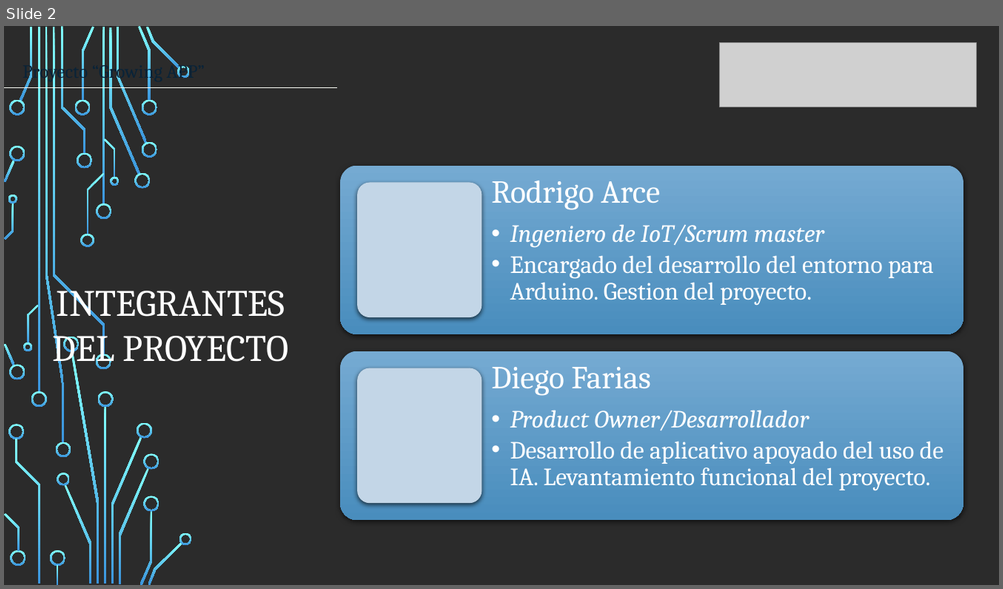
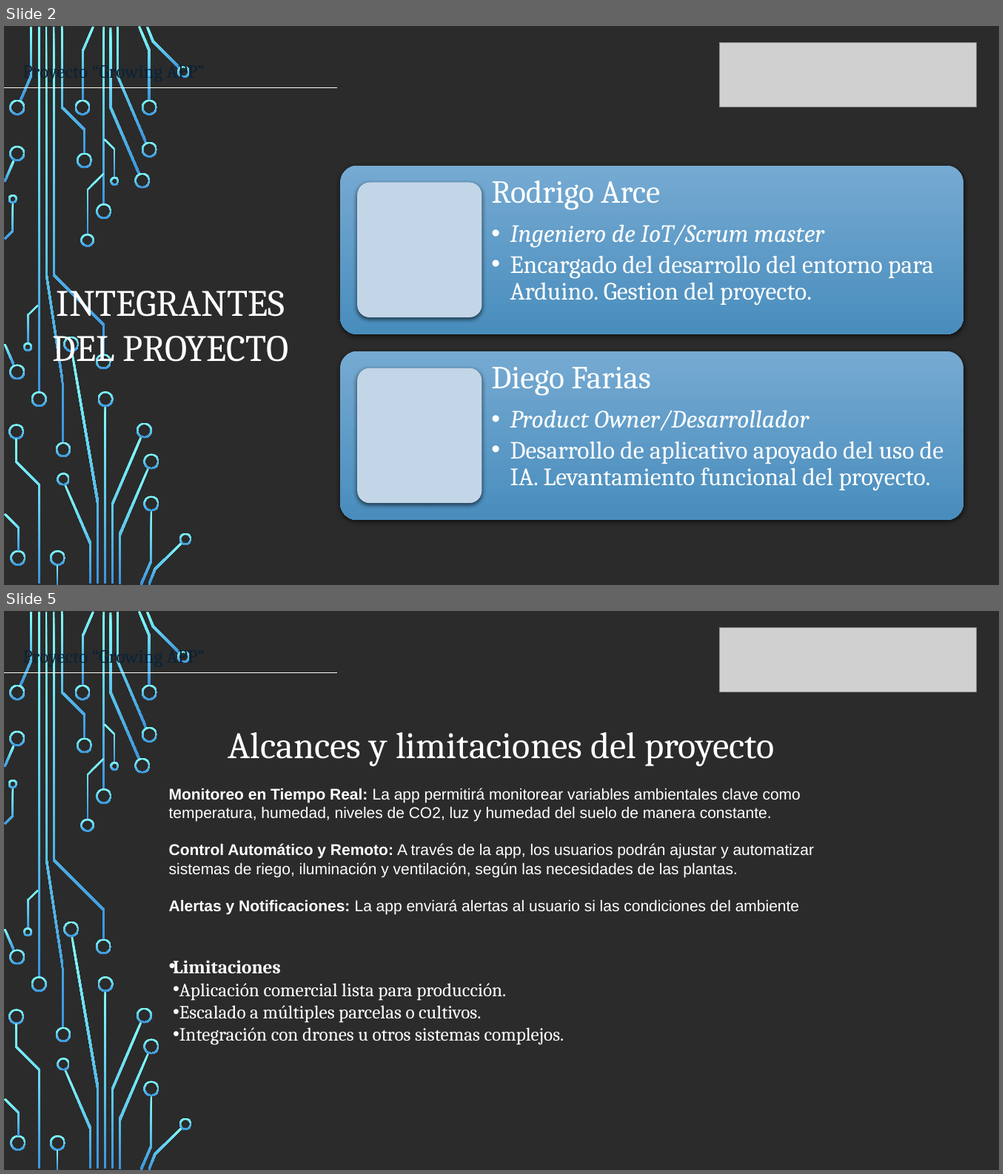
Before and after one commit to DiegoFarias19/GrowingAPP, a slide deck: Entrega Grupal/Presentacion EA1.pptx. Shown one above the other, each under a label of ours: slide 2 before the commit, slides 2 and 5 after it; the slides between them are not shown. The pictures are 1003x589 and 1003x1174 pixels, drawn with LibreOffice and Linux fonts; fonts in the diff are those of the drawing; grey boxes stand for pictures; background and template pictures are left out; a plain dark background stands for a picture behind light text. Boxes give left, top, right and bottom in pixels: in the first picture for what was removed or moved away, otherwise in the second. Text is boxed around its words. In the diff, an @@ line names an element or a change of style, - is before the commit and + after.

```diff
--- a/Entrega Grupal/Presentacion EA1.pptx
+++ b/Entrega Grupal/Presentacion EA1.pptx
@@ slide 5 added at [4, 611, 999, 1170], background picture (left out); not listed: 54 template elements that a slide beside it also shows @@
@@ picture added at [720, 628, 976, 692] @@
@@ text added at [22, 646, 205, 667], 18 pt, text #092338 @@
+Proyecto “Growing APP”
@@ line added from (4, 673) to (338, 673), #F9FCF5 1.25 pt @@
@@ text added at [228, 732, 774, 766], 36 pt, text #FFFFFF @@
+Alcances y limitaciones del proyecto
@@ text added at [169, 788, 814, 914], 15 pt, text #FFFFFF @@
+Monitoreo en Tiempo Real: La app permitirá monitorear variables ambientales clave como temperatura, humedad, niveles de CO2, luz y humedad del suelo de manera constante.
+Control Automático y Remoto: A través de la app, los usuarios podrán ajustar y automatizar sistemas de riego, iluminación y ventilación, según las necesidades de las plantas.
+Alertas y Notificaciones: La app enviará alertas al usuario si las condiciones del ambiente
+• .
@@ text added at [173, 960, 564, 1045], 18 pt, text #FFFFFF @@
+Limitaciones
+• Aplicación comercial lista para producción.
+• Escalado a múltiples parcelas o cultivos.
+• Integración con drones u otros sistemas complejos.
```
Also in this commit, not shown: 5 slides changed, 2 other slides added, 1 slide removed, 4 other files.
